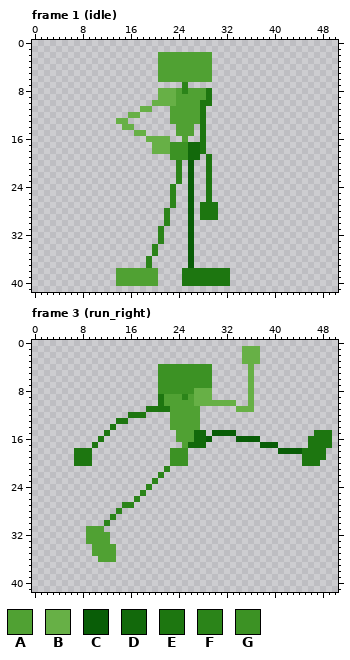
Two states of a pixel-art file, cycle/player/player.aseprite. Above: the version before the commit.
51x42 pixels, 33 frames. Shown: frame 1 (idle), frame 3 (run_right). The commit also changed other frames, which this record leaves out.
Visible layers, top first: "Flattened", "right arm", "right_leg", "head", "torso", "left arm", "left_leg".
Palette (. is transparent): A #50a133  B #67b046  C #095d07  D #12690b  E #1d7610  F #2b8419  G #3c9224
Pixels before, frame 1 (idle), first column x 14:
 2 .......AAAAAAAAA...
 3 .......AAAAAAAAA...
 4 .......AAAAAAAAA...
 5 .......AAAAAAAAA...
 6 .......AAAAAAAAA...
 7 ...........F.......
 8 .......BBBAFAAAE...
 9 .......BBBAAAAAE...
10 ......BBBBAAAAEE...
11 ....BB...AAAAAE....
12 ..BB.....AAAAAE....
13 BB.......AAAAAE....
14 .BB.......AAA.E....
15 ...BB.....AAA.E....
16 .....BBBB..A..E....
17 ......BBBGGGDDE....
18 ......BBBGGGDDE....
19 .........GGGDD.E...
20 ..........F.C..E...
21 ..........F.C..E...
22 ..........F.C..E...
23 ..........F.C..E...
24 .........F..C..E...
25 .........F..C..E...
26 .........F..C..E...
27 .........F..C.EEE..
28 ........F...C.EEE..
29 ........F...C.EEE..
30 ........F...C......
31 .......F....C......
32 .......F....C......
33 .......F....C......
34 ......F.....C......
35 ......F.....C......
36 .....F......C......
37 .....F......C......
38 AAAAAAA....EEEEEEEE
39 AAAAAAA....EEEEEEEE
40 AAAAAAA....EEEEEEEE
Pixels before, frame 3 (run_right), first column x 7:
 1 ............................BBB............
 2 ............................BBB............
 3 ............................BBB............
 4 ..............GGGGGGGGG......B.............
 5 ..............GGGGGGGGG......B.............
 6 ..............GGGGGGGGG......B.............
 7 ..............GGGGGGGGG......B.............
 8 ..............GGGGGGBBB......B.............
 9 ..............EAAAFABBB......B.............
10 ..............EAAAAABBBBBBB..B.............
11 ............EEEEAAAAA......BBB.............
12 .........EEE....AAAAA......................
13 .......EE.......AAAAA......................
14 ......E.........AAAAA......................
15 .....E...........AAADD.CCCC.............EEE
16 ....E............AAADDC....CCCC........EEEE
17 ...E..............ADDD.........CCC.....EEEE
18 EEE.............GGG...............CCCCEEEE.
19 EEE.............GGG...................EEEE.
20 EEE.............GGG...................EEE..
21 ...............F...........................
22 ..............F............................
23 .............F.............................
24 ............F..............................
25 ...........F...............................
26 ..........F................................
27 ........FF.................................
28 .......F...................................
29 ......F....................................
30 .....F.....................................
31 ..AAA......................................
32 ..AAAA.....................................
33 ..AAAA.....................................
34 ...AAAA....................................
35 ...AAAA....................................
36 ....AAA....................................
After the commit:
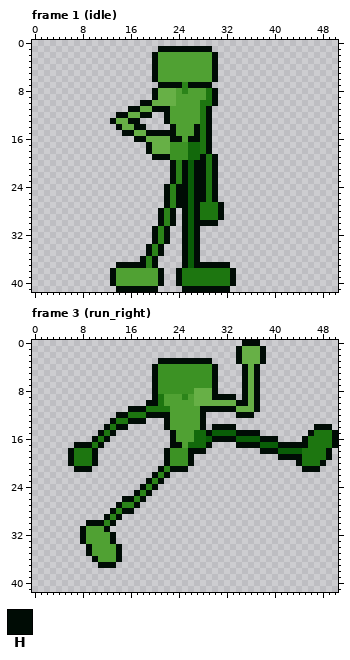
Colours new in this view: H #000c05
Changes in this commit:
Frame 1 (idle), layer "Flattened":
y 1: x 21..29 ......... -> HHHHHHHHH
y 2..6: x 20 . -> H; x 30 . -> H
y 7: x 21..24 .... -> HHHH; x 26..29 .... -> HHHH
y 8..9: x 20 . -> H; x 30 . -> H
y 10: x 18..19 .. -> HH; x 30 . -> H
y 11: x 16..17 .. -> HH; x 20..22 ... -> HHH; x 29 . -> H
y 12: x 14..15 .. -> HH; x 18..19 .. -> HH; x 22 . -> H; x 29 . -> H
y 13: x 13 . -> H; x 16..17 .. -> HH; x 22 . -> H; x 29 . -> H
y 14: x 14 . -> H; x 17..18 .. -> HH; x 23 . -> H; x 27 . -> H; x 29 . -> H
y 15: x 15..16 .. -> HH; x 19..23 ..... -> HHHHH; x 27 . -> H; x 29 . -> H
y 16: x 17..18 .. -> HH; x 23..24 .. -> HH; x 26..27 .. -> HH; x 29 . -> H
y 17..18: x 19 . -> H; x 29 . -> H
y 19: x 20..22 ... -> HHH; x 28 . -> H; x 30 . -> H
y 20..23: x 23 . -> H; x 25 . -> H; x 27..28 .. -> HH; x 30 . -> H
y 24..26: x 22 . -> H; x 24..25 .. -> HH; x 27..28 .. -> HH; x 30 . -> H
y 27: x 22 . -> H; x 24..25 .. -> HH; x 27 . -> H; x 31 . -> H
y 28..29: x 21 . -> H; x 23 . -> H; x 25 . -> H; x 27 . -> H; x 31 . -> H
y 30: x 21 . -> H; x 23 . -> H; x 25 . -> H; x 27..30 .... -> HHHH
y 31..33: x 20 . -> H; x 22 . -> H; x 25 . -> H; x 27 . -> H
y 34..35: x 19 . -> H; x 21 . -> H; x 25 . -> H; x 27 . -> H
y 36: x 18 . -> H; x 20 . -> H; x 25 . -> H; x 27 . -> H
y 37: x 14..18 ..... -> HHHHH; x 20 . -> H; x 25 . -> H; x 27..32 ...... -> HHHHHH
y 38..40: x 13 . -> H; x 21 . -> H; x 24 . -> H; x 33 . -> H
y 41: x 14..20 ....... -> HHHHHHH; x 25..32 ........ -> HHHHHHHH
Frame 3 (run_right), layer "Flattened":
y 0: x 35..37 ... -> HHH
y 1..2: x 34 . -> H; x 38 . -> H
y 3: x 21..29 ......... -> HHHHHHHHH; x 34 . -> H; x 38 . -> H
y 4..8: x 20 . -> H; x 30 . -> H; x 35 . -> H; x 37 . -> H
y 9: x 20 . -> H; x 30..33 .... -> HHHH; x 35 . -> H; x 37 . -> H
y 10: x 19..20 .. -> HH; x 34..35 .. -> HH; x 37 . -> H
y 11: x 16..18 ... -> HHH; x 28..33 ...... -> HHHHHH; x 37 . -> H
y 12: x 14..15 .. -> HH; x 19..22 .... -> HHHH; x 28 . -> H; x 34..36 ... -> HHH
y 13: x 13 . -> H; x 16..18 ... -> HHH; x 22 . -> H; x 28 . -> H
y 14: x 12 . -> H; x 14..15 .. -> HH; x 22 . -> H; x 28 . -> H; x 30..33 .... -> HHHH; x 47..49 ... -> HHH
y 15: x 11 . -> H; x 13 . -> H; x 23 . -> H; x 29 . -> H; x 34..37 .... -> HHHH; x 46 . -> H; x 50 . -> H
y 16: x 10 . -> H; x 12 . -> H; x 23 . -> H; x 30..33 .... -> HHHH; x 38..40 ... -> HHH; x 45 . -> H; x 50 . -> H
y 17: x 7..9 ... -> HHH; x 11 . -> H; x 23..24 .. -> HH; x 29 . -> H; x 34..37 .... -> HHHH; x 41..45 ..... -> HHHHH; x 50 . -> H
y 18: x 6 . -> H; x 10 . -> H; x 22 . -> H; x 26..28 ... -> HHH; x 38..40 ... -> HHH; x 49 . -> H
y 19: x 6 . -> H; x 10 . -> H; x 22 . -> H; x 26 . -> H; x 41..44 .... -> HHHH; x 49 . -> H
y 20: x 6 . -> H; x 10 . -> H; x 22 . -> H; x 26 . -> H; x 44 . -> H; x 48 . -> H
y 21: x 7..9 ... -> HHH; x 21 . -> H; x 23..25 ... -> HHH; x 45..47 ... -> HHH
y 22: x 20 . -> H; x 22 . -> H
y 23: x 19 . -> H; x 21 . -> H
y 24: x 18 . -> H; x 20 . -> H
y 25: x 17 . -> H; x 19 . -> H
y 26: x 15..16 .. -> HH; x 18 . -> H
y 27: x 14 . -> H; x 17 . -> H
y 28: x 13 . -> H; x 15..16 .. -> HH
y 29: x 12 . -> H; x 14 . -> H
y 30: x 9..11 ... -> HHH; x 13 . -> H
y 31: x 8 . -> H; x 12 . -> H
y 32..33: x 8 . -> H; x 13 . -> H
y 34..35: x 9 . -> H; x 14 . -> H
y 36: x 10 . -> H; x 14 . -> H
y 37: x 11..13 ... -> HHH
